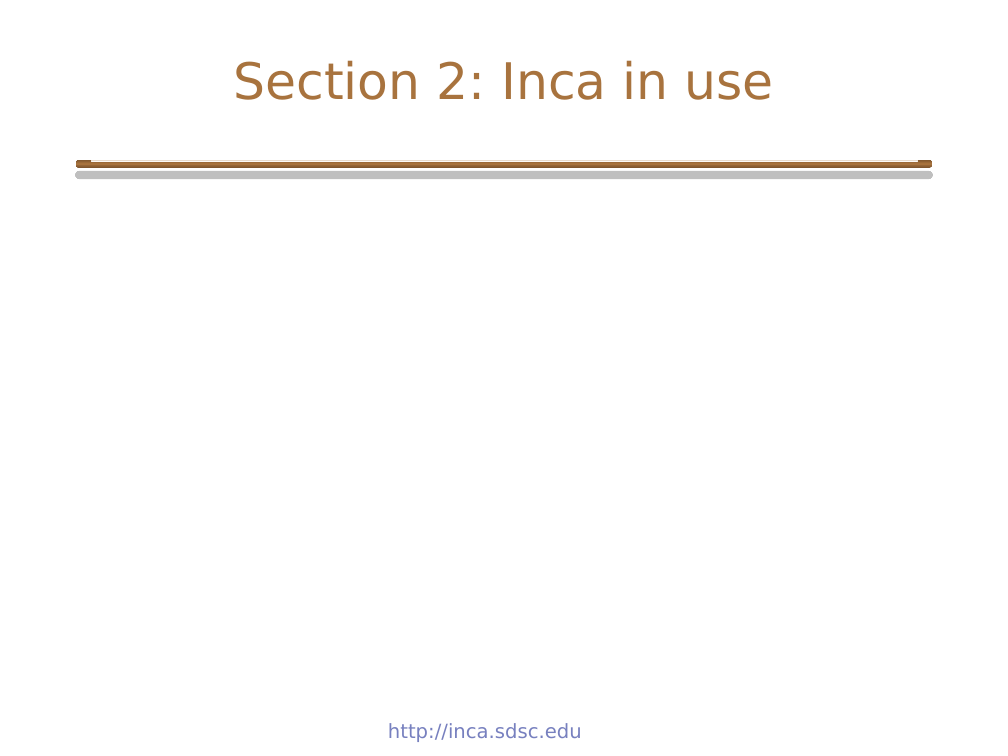
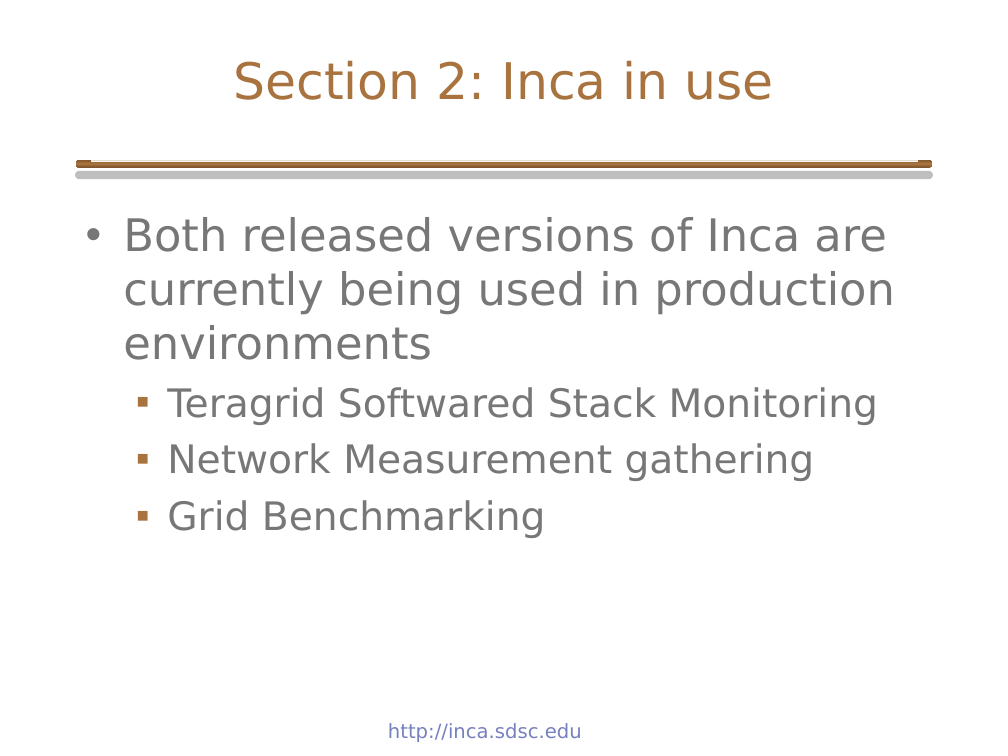
Before and after one commit to IncaProject/inca-xsede, a slide deck: slide 9 of talks/inca_sc05.ppt. Drawn at 1008x756 pixels with LibreOffice and Linux fonts; fonts in the diff are those of the drawing; background and template pictures are left out. Boxes give left, top, right and bottom in pixels: in the first picture for what was removed or moved away, otherwise in the second. Text is boxed around its words. In the diff, an @@ line names an element or a change of style, - is before the commit and + after.

```diff
--- a/talks/inca_sc05.ppt
+++ b/talks/inca_sc05.ppt
@@ text added at bbox=[123, 217, 894, 538], 28 pt, text #777777 @@
+• Both released versions of Inca are currently being used in production environments
+  ▪ Teragrid Softwared Stack Monitoring
+  ▪ Network Measurement gathering
+  ▪ Grid Benchmarking
```
Also in this commit, not shown: 1 other slide changed.
